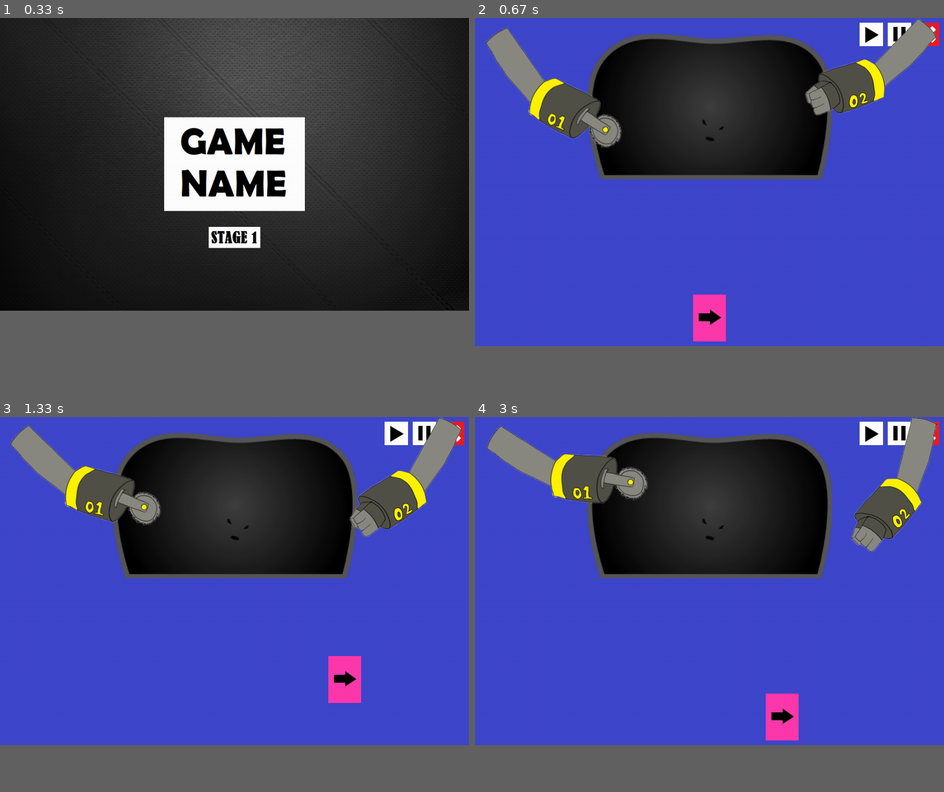
Above: before the commit, frames 1-4 (two rows, left to right).
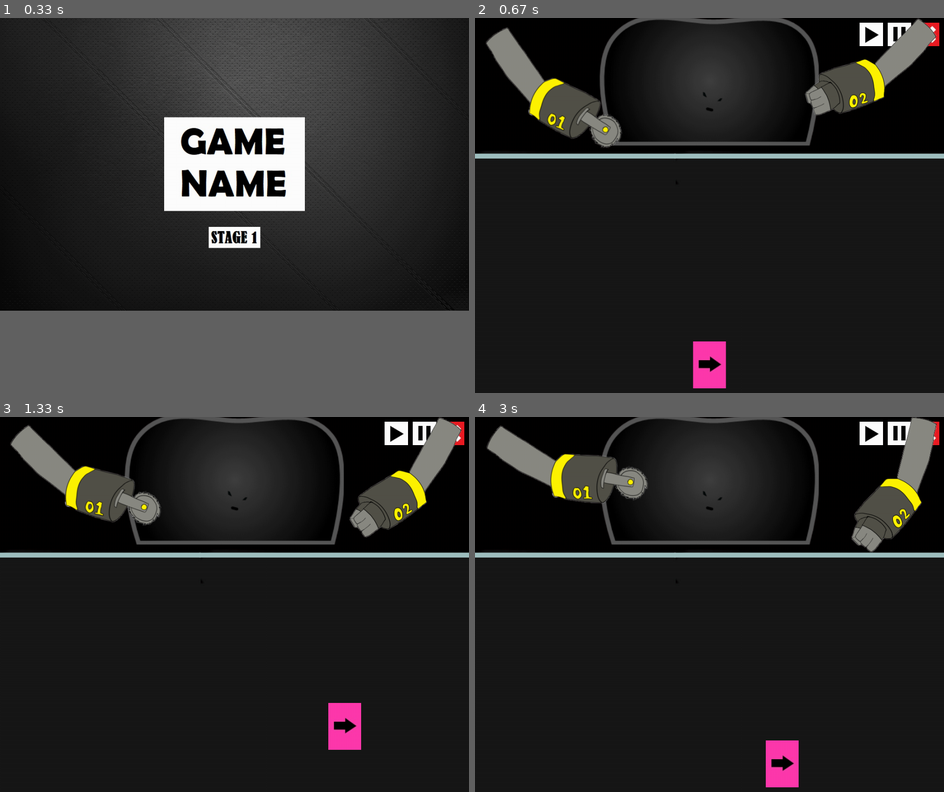
Above: after the commit, the same moments.

Repository: ss-hyun/Chilbo_pygame_pj
Game: pygame game, started from main.py
The game is run twice, just before and just after one commit, with the same random seed, the same clock (stepped at 60 frames per second) and the same inputs.
Inputs (mouse positions are in pixels of both pictures, inside the frame that each line leads up to):
- Up to frame 1 (0.33 s): no input
- Up to frame 2 (0.67 s): click (709, 235) at 0.38 s
- Up to frame 3 (1.33 s): hold Right 0.67-1.13 s; hold Up from 1.17 s (still down)
- Up to frame 4 (3 s): release Up at 1.47 s; hold Right 1.5-1.97 s; hold Left 2-2.53 s; hold Down 2.57-2.87 s; hold Left from 2.9 s (still down)
In our replay, in frame 2 the window is 900x630 before the commit and 900x720 after it. These sizes can differ from the game's own. Grey fills any space a smaller window leaves; there, only what the larger window draws over its background counts as a difference.

Frame 1 is identical in both runs. In frame 2, 68% of the frame differs, in the area x 0-100%, y 0-99%; in frame 3, 67%; in frame 4, 68%.

Commit message:
add_boss_stage_background

Diff:
--- a/stage1.py
+++ b/stage1.py
@@ -51,12 +51,15 @@
 #         ch.move_factor = random.randint(0,10)
 
 def boss_start(ch, game):
-    ch.pos = [ (game.display_size[0]-(ch.size[ch.curr_state][0] * 1.45))/2, ch.size[ch.curr_state][1]-180 ]
+    ch.pos = [ (game.display_size[0]-(ch.size[ch.curr_state][0] * 1.3))/2, ch.size[ch.curr_state][1]-220 ]
 
 def boss_resize(ch):
     # image_boss = pygame.image.load("/image/exboss.svg")
-    ch.image[0] = pygame.transform.rotozoom(ch.image[0], 0, 1.45)
+    l = len(ch.image)
+    for i in range(0, l):
+        ch.image[i] = pygame.transform.rotozoom(ch.image[i], 0, 1.3)
         # size variable change
+        # ch.size[ch.curr_state][i] *= 1.45 이거 전혀 못하겠습니다..
 
 def arm_move(ch, game):
     ch.change_count += 1
@@ -79,7 +82,7 @@
     ch.curr_state = 2
 
 def stage1(name, path, fps, speed):
-    bg_image = pygame.image.load(path + "/image/stage1_background.jpg")
+    bg_image = pygame.image.load(path + "/image/boss_stage_test.jpg")
     # character info : (name, relative path list, function list, group)
     # # name : character name
     # # relative path list : Characters have various states. Images of all possible conditions.
Binary file added: image/boss_stage_test.jpg
